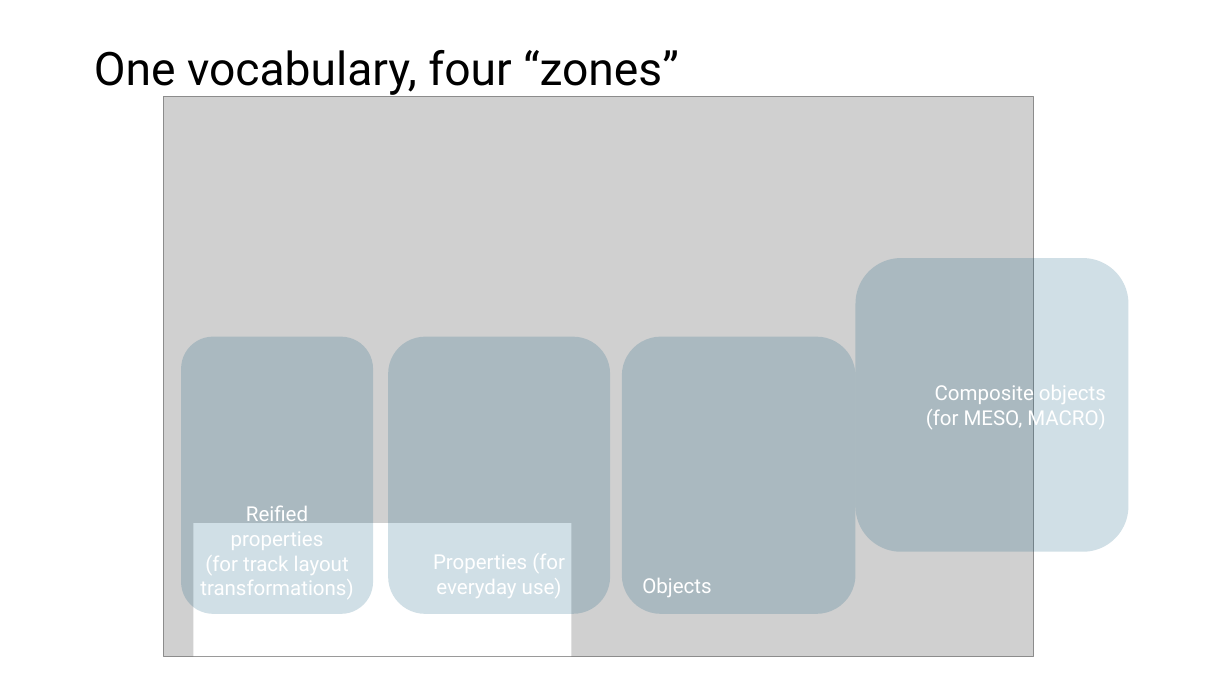
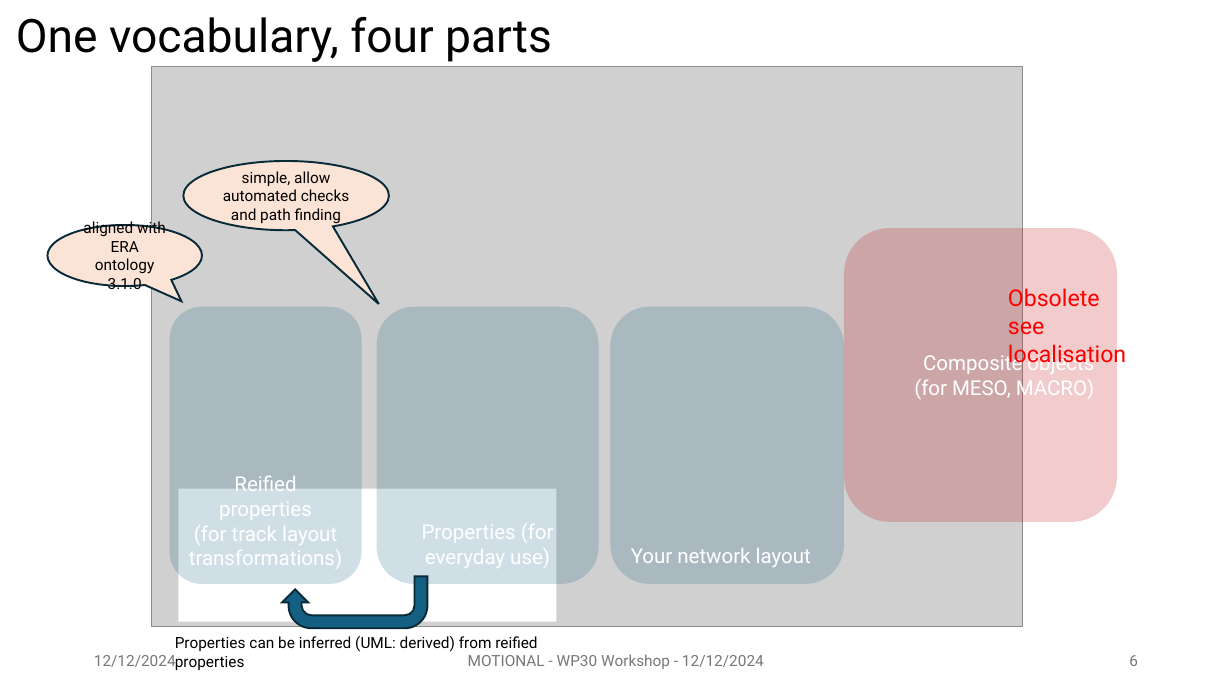
Before and after one commit to UICrail/SemanticRSM, a slide deck: slide 6 of Documentation/illustrations/241212_Topology.pptx (slide 7 before the commit). Drawn at 1232x693 pixels with LibreOffice and Linux fonts; fonts in the diff are those of the drawing; grey boxes stand for pictures. Boxes give left, top, right and bottom in pixels: in the first picture for what was removed or moved away, otherwise in the second. Text is boxed around its words. In the diff, an @@ line names an element or a change of style, - is before the commit and + after.

```diff
--- a/Documentation/illustrations/241212_Topology.pptx
+++ b/Documentation/illustrations/241212_Topology.pptx
@@ title at (16, 17, 552, 62): text changed @@
-One vocabulary, four “zones”
+One vocabulary, four parts
@@ speech bubble added at (183, 161, 388, 230), fill #FBE3D6, outline #092A39 1.5 pt, 12 pt, text #000000 @@
+simple, allow automated checks and path finding
@@ speech bubble added at (47, 225, 201, 286), fill #FBE3D6, outline #092A39 1.5 pt, 12 pt, text #000000 @@
+aligned with ERA ontology 3.1.0
@@ rounded rectangle "Composite objects (for MESO, MACRO)" at (844, 228, 1116, 522): fill #156082 at 20% opacity to #C00000 at 20% opacity @@
@@ text added at (1008, 286, 1126, 367), 18 pt, text #FF0000 @@
+Obsolete
+see localisation
@@ 4 rounded rectangles, 1 picture: place and size @@
-4 rounded rectangles, 1 picture at (163, 97, 1128, 656)
+4 rounded rectangles, 1 picture at (152, 67, 1116, 626)
@@ rectangle: place and size @@
-rectangle at (193, 523, 571, 656)
+rectangle at (178, 489, 556, 622)
@@ text in rounded rectangle at (631, 548, 811, 567): text changed @@
-Objects
+Your network layout
@@ uturn arrow added at (282, 577, 427, 628), fill #156082, outline #092A39 1.5 pt @@
@@ text added at (94, 655, 176, 670), 12 pt, text #797979 @@
+12/12/2024
@@ text added at (175, 636, 537, 670), 12 pt, text #000000 @@
+Properties can be inferred (UML: derived) from reified properties
@@ text added at (468, 654, 764, 669), 12 pt, text #797979 @@
+MOTIONAL - WP30 Workshop - 12/12/2024
@@ page number added at (1129, 655, 1138, 666), 12 pt, text #797979 @@
+6
```
Also in this commit, not shown: 5 other slides changed, 11 slides added, 3 slides removed, 8 other files.
